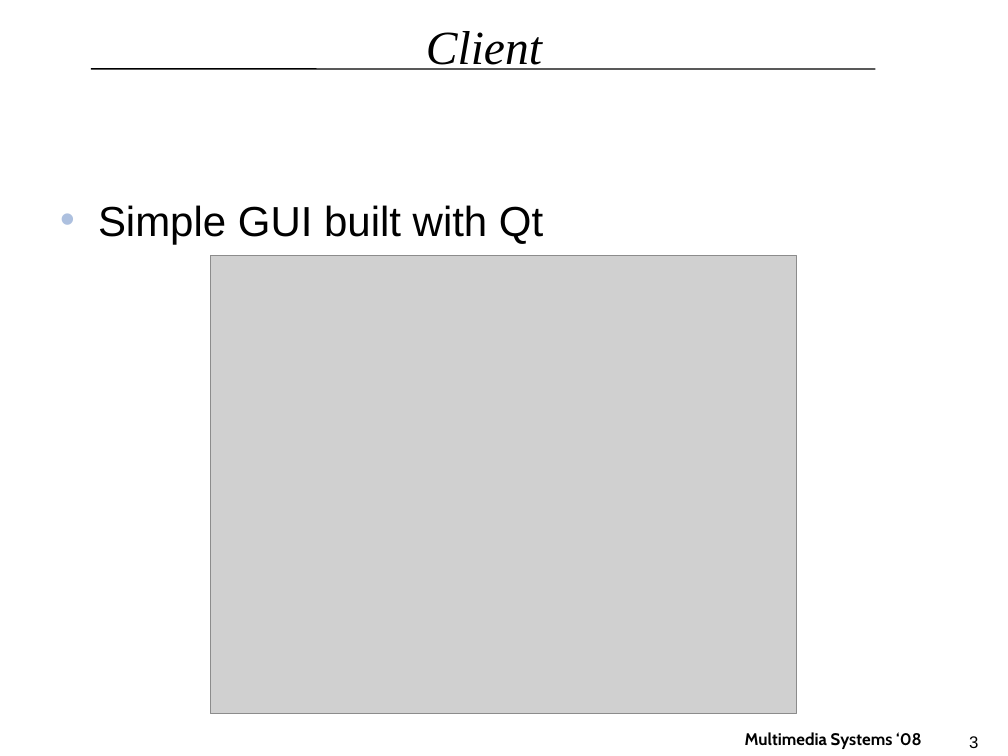
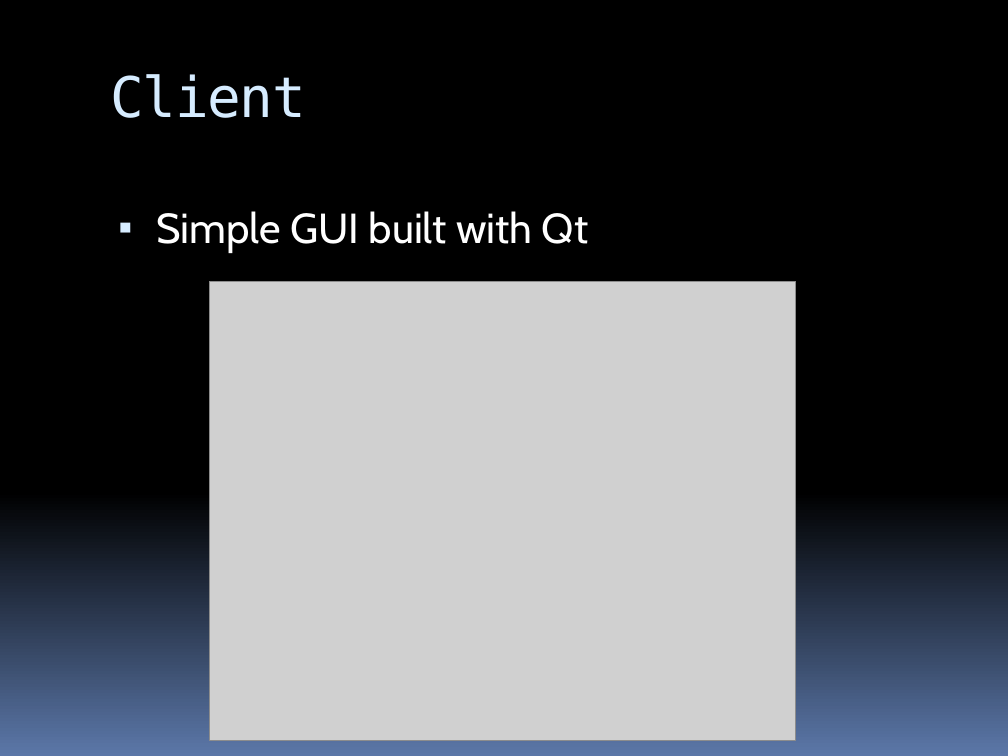
Before and after one commit to tv/C-WG3-1, a slide deck: slide 3 of docs/MMS_Final_Presentation.pptx. Drawn at 1008x756 pixels with LibreOffice and Linux fonts; fonts in the diff are those of the drawing; grey boxes stand for pictures; background and template pictures are left out. Boxes give left, top, right and bottom in pixels: in the first picture for what was removed or moved away, otherwise in the second. Text is boxed around its words. In the diff, an @@ line names an element or a change of style, - is before the commit and + after.

Commit message:
less mistakes, more style

```diff
--- a/docs/MMS_Final_Presentation.pptx
+++ b/docs/MMS_Final_Presentation.pptx
@@ background #FFFFFF to gradient #000000 to #5B77A8 @@
@@ title "Client": place and size @@
-title "Client" at box(426, 31, 542, 70)
+title "Client" at box(111, 74, 306, 118)
@@ title "Client" at box(111, 74, 306, 118): size 34 to 40 pt, font Times New Roman to DejaVu Sans Mono, text colour #000000 to #D6ECFF, letter spacing 0 to -1 pt, italic off; alignment centre to left; vertical alignment middle to top @@
@@ line removed from (91, 69) to (875, 69) @@
@@ text "Simple GUI built with Qt": place and size @@
-text "Simple GUI built with Qt" at box(98, 205, 543, 244)
+text "Simple GUI built with Qt" at box(156, 211, 588, 253)
@@ text "Simple GUI built with Qt" at box(156, 211, 588, 253): font Arial to Cabin, text colour #000000 to #FFFFFF; bullet • to ▪; more space between paragraphs; bullet colour #ADC0DF to #D6ECFF @@
@@ picture: place and size @@
-picture at box(211, 255, 796, 714)
+picture at box(210, 281, 795, 740)
@@ text removed at box(745, 732, 922, 749) @@
-Multimedia Systems ‘08
@@ page number removed at box(969, 736, 978, 748) @@
-3
```
Also in this commit, not shown: 9 other slides changed.
